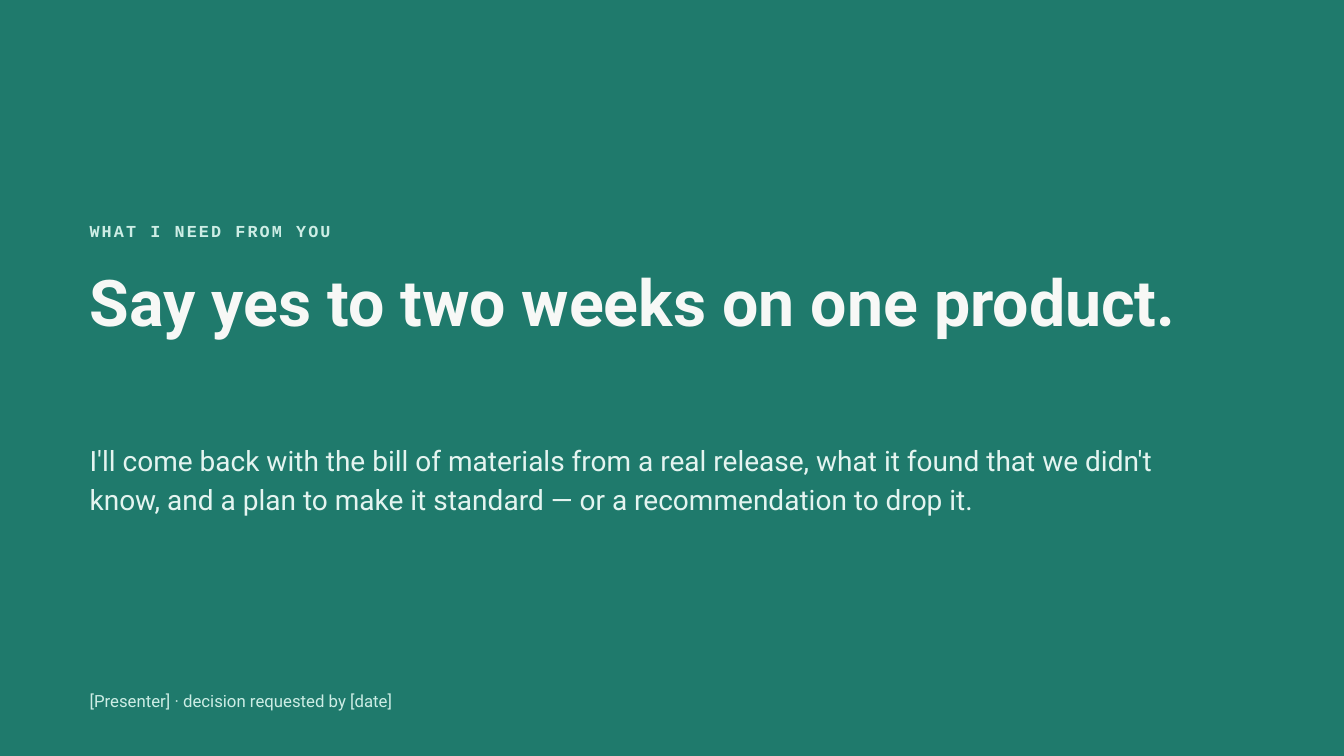
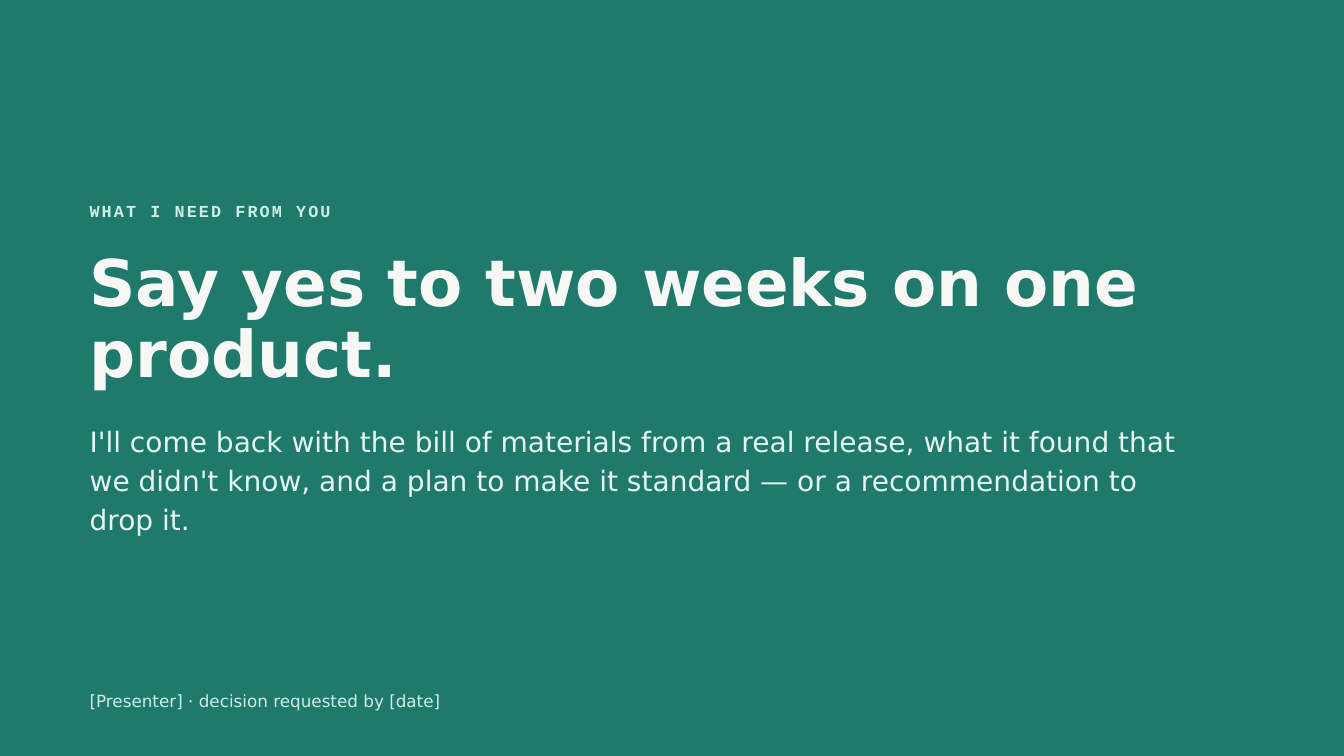
Before and after one commit to aesir-oss/pixi-sbom, a slide deck: slide 10 of docs/presentations/executive/pixi-sbom-executive.pptx (slide 9 before the commit). Drawn at 1344x756 pixels with LibreOffice and Linux fonts; fonts in the diff are those of the drawing. Boxes give left, top, right and bottom in pixels: in the first picture for what was removed or moved away, otherwise in the second. Text is boxed around its words. In the diff, an @@ line names an element or a change of style, - is before the commit and + after.

```diff
--- a/docs/presentations/executive/pixi-sbom-executive.pptx
+++ b/docs/presentations/executive/pixi-sbom-executive.pptx
@@ text "WHAT I NEED FROM YOU": place and size @@
-text "WHAT I NEED FROM YOU" at [90,226,330,237]
+text "WHAT I NEED FROM YOU" at [90,206,330,217]
@@ font Roboto to DejaVu Sans in 3 elements at [90,430,1175,536], [90,694,440,711], [90,257,1139,391] @@
@@ title "Say yes to two weeks ...": place and size @@
-title "Say yes to two weeks ..." at [90,277,1175,340]
+title "Say yes to two weeks ..." at [90,257,1139,391]
@@ text "I'll come back with the ...": place and size @@
-text "I'll come back with the ..." at [90,449,1152,516]
+text "I'll come back with the ..." at [90,430,1175,536]
```
Also in this commit, not shown: 8 other slides changed, 1 slide added, 16 other files.
